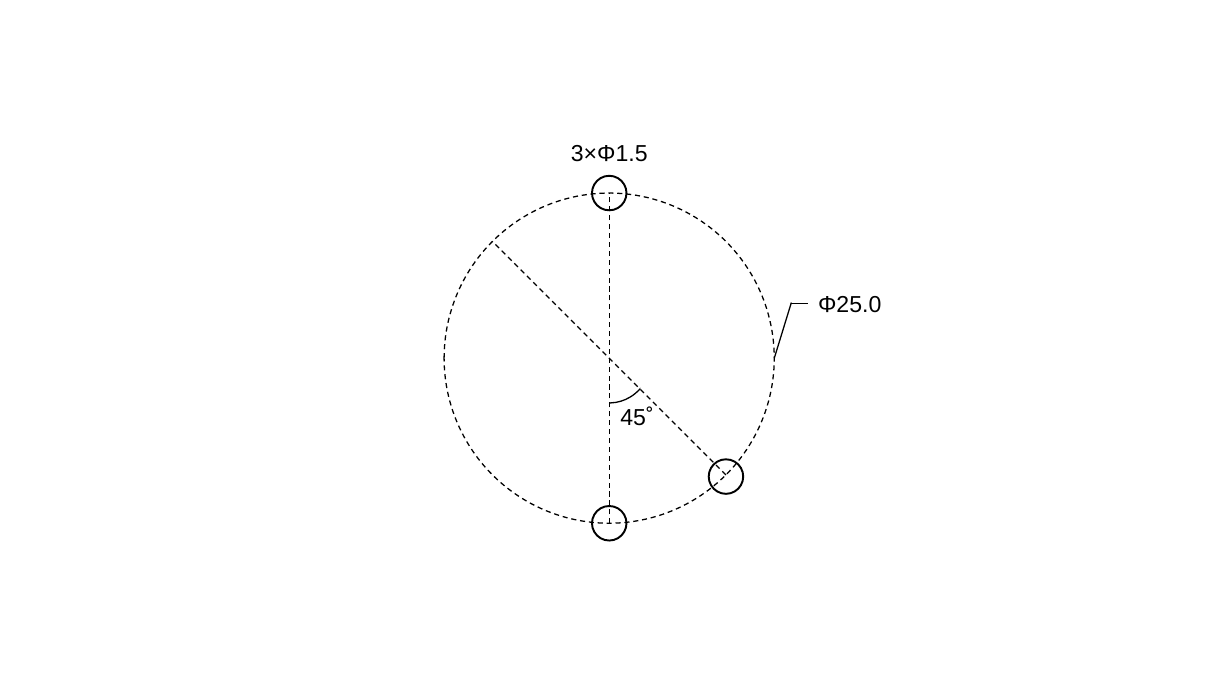
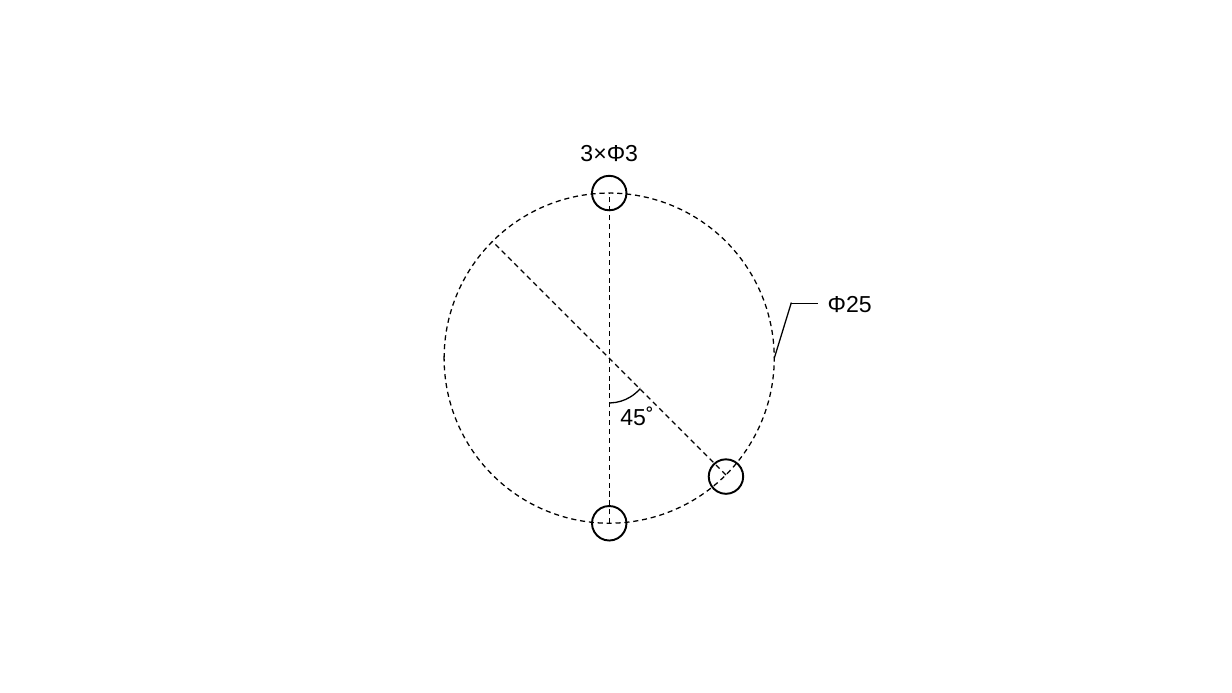
Before and after one commit to dieu-detruit/bachelor-thesis, a slide deck: slide 13 of illustration/illusts.pptx. Drawn at 1232x693 pixels with LibreOffice and Linux fonts; fonts in the diff are those of the drawing. Boxes give left, top, right and bottom in pixels: in the first picture for what was removed or moved away, otherwise in the second. Text is boxed around its words. In the diff, an @@ line names an element or a change of style, - is before the commit and + after.

```diff
--- a/illustration/illusts.pptx
+++ b/illustration/illusts.pptx
@@ text at (580,145,638,162): text changed @@
-3×Φ1.5
+3×Φ3
@@ text at (828,296,872,313): text changed @@
-Φ25.0
+Φ25
@@ line moved from (791, 303) - (809, 303) to (791, 303) - (818, 303) @@
```
Also in this commit, not shown: 2 slides added, 45 other files.
